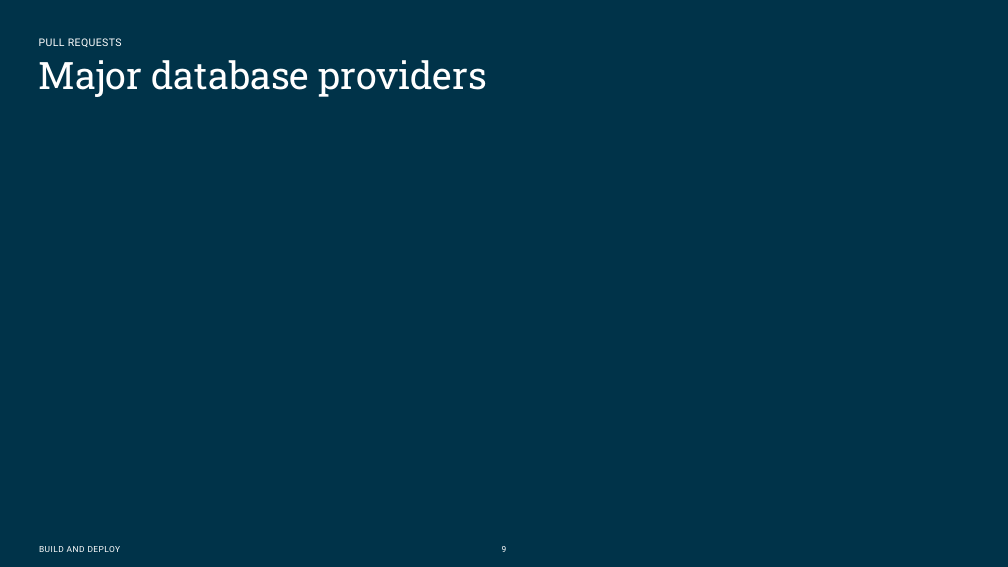
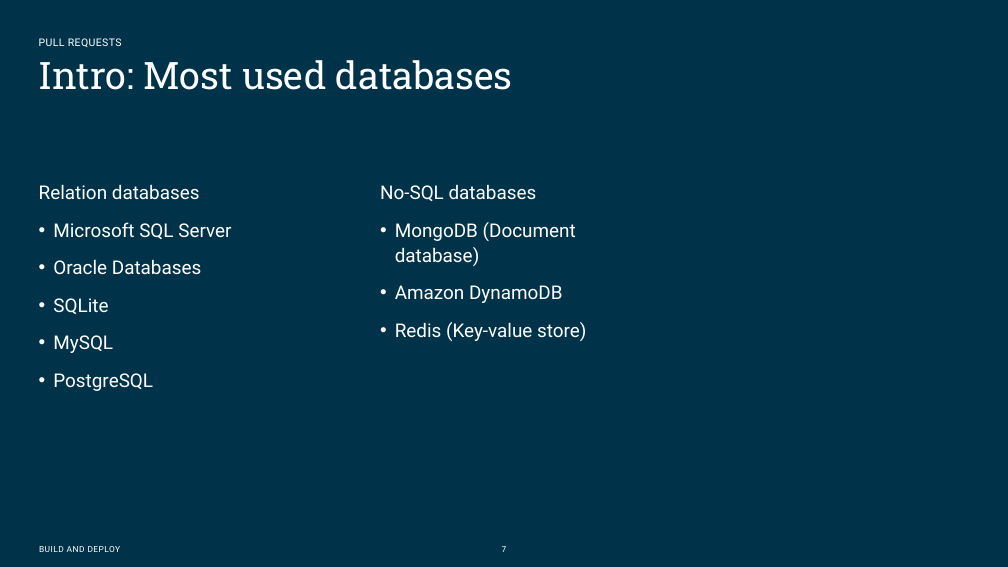
Before and after one commit to Omegapoint-Norge-Academy/storage-and-databases, a slide deck: slide 7 of Presentation material/Databases APP.pptx (slide 9 before the commit). Drawn at 1008x567 pixels with LibreOffice and Linux fonts; fonts in the diff are those of the drawing; background and template pictures are left out. Boxes give left, top, right and bottom in pixels: in the first picture for what was removed or moved away, otherwise in the second. Text is boxed around its words. In the diff, an @@ line names an element or a change of style, - is before the commit and + after.

```diff
--- a/Presentation material/Databases APP.pptx
+++ b/Presentation material/Databases APP.pptx
@@ title at (39,60,513,90): text changed @@
-Major database providers
+Intro: Most used databases
@@ text added at (39,184,231,391), 18 pt, text #FFFFFF @@
+Relation databases
+• Microsoft SQL Server
+• Oracle Databases
+• SQLite
+• MySQL
+• PostgreSQL
@@ text added at (380,184,586,341), 18 pt, text #FFFFFF @@
+No-SQL databases
+• MongoDB (Document database)
+• Amazon DynamoDB
+• Redis (Key-value store)
```
Also in this commit, not shown: 6 other slides changed, 1 slide added, 4 other files.
